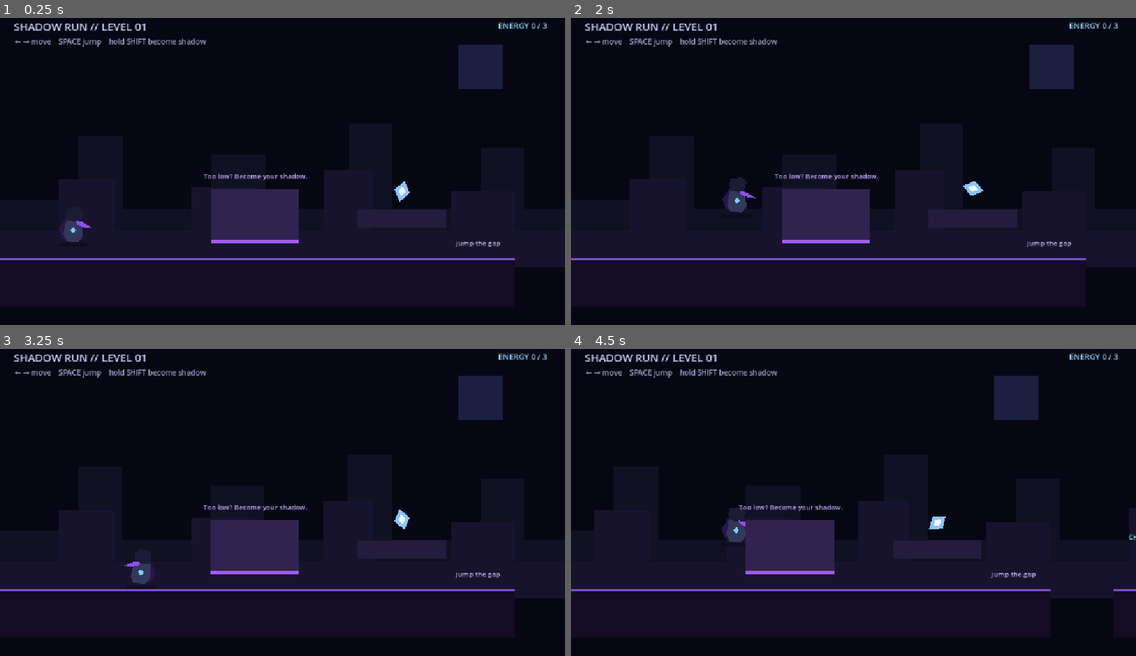
Above: before the commit, frames 1-4 (two rows, left to right).
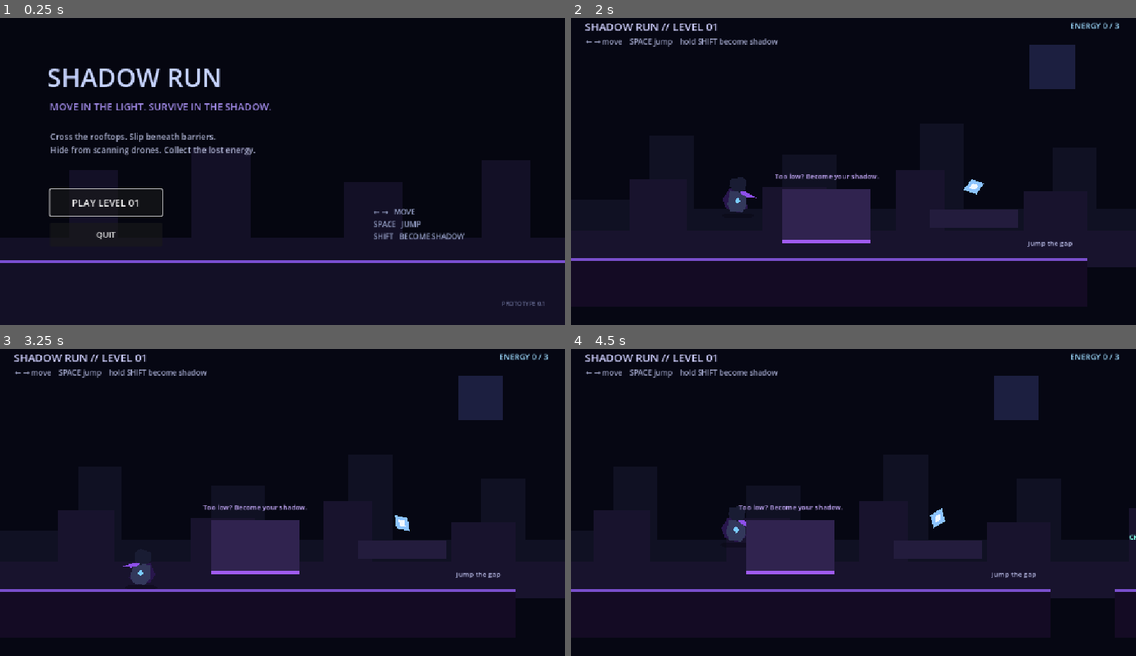
Above: after the commit, the same moments.

Repository: Yass29/shadow-run
Game: Godot game, scene res://main_menu.tscn
The game is run twice, just before and just after one commit, with the same random seed, the same clock (stepped at 60 frames per second) and the same inputs. Before the commit the project starts from res://level1.tscn.
Inputs (mouse positions are in pixels of both pictures, inside the frame that each line leads up to):
- Up to frame 1 (0.25 s): no input
- Up to frame 2 (2 s): click (678, 202) at 0.5 s, where only the run after the commit has a clickable "PLAY LEVEL 01"; tap Enter (ui_accept) at 1.25 s; hold Right (ui_right) from 1.28 s (still down); hold Enter (ui_accept) from 1.28 s (still down); tap R at 1.35 s
- Up to frame 3 (3.25 s): release Enter (ui_accept) at 2.03 s; tap Enter (ui_accept) at 2.1, 2.27, 2.57 s; tap R at 2.3, 2.85 s; release Right (ui_right) at 2.78 s; hold Left (ui_left) from 2.78 s (still down); hold Enter (ui_accept) from 2.78 s (still down)
- Up to frame 4 (4.5 s): release Left (ui_left) at 3.53 s; release Enter (ui_accept) at 3.53 s; hold Right (ui_right) from 3.53 s (still down); tap Shift at 3.6 s; tap Enter (ui_accept) at 3.77, 4.07 s; tap R at 3.8, 4.35 s; hold Enter (ui_accept) from 4.28 s (still down)

The runs differ from the first frame. In frame 1, 13% of the frame differs, in the area x 0-100%, y 1-94%; in frame 2, 1.2%; in frame 3, 1.2%; in frame 4, 1.2%.

Commit message:
Add title screen and polished game flow (#6)
* Add main menu logic

* Add polished title screen

* Launch game from title screen

* Add replay and menu controls after level completion

* Add end-of-level navigation hint

Diff:
--- a/exit_gate.gd
+++ b/exit_gate.gd
@@ -1,11 +1,26 @@
 extends Area2D
+
+var completed := false
 
 func _ready() -> void:
 	body_entered.connect(_on_body_entered)
 
+func _unhandled_input(event: InputEvent) -> void:
+	if not completed:
+		return
+
+	if event.is_action_pressed("ui_accept"):
+		get_tree().change_scene_to_file("res://main_menu.tscn")
+	elif event is InputEventKey and event.pressed and not event.echo and event.keycode == KEY_R:
+		get_tree().reload_current_scene()
+
 func _on_body_entered(body: Node) -> void:
-	if body is CharacterBody2D:
-		var complete_label := get_parent().get_node("HUD/LevelComplete")
-		complete_label.visible = true
-		body.velocity = Vector2.ZERO
-		body.set_physics_process(false)
+	if completed or not body is CharacterBody2D:
+		return
+
+	completed = true
+	var hud := get_parent().get_node("HUD")
+	hud.get_node("LevelComplete").visible = true
+	hud.get_node("CompleteHint").visible = true
+	body.velocity = Vector2.ZERO
+	body.set_physics_process(false)
--- a/level1.tscn
+++ b/level1.tscn
@@ -415,3 +415,14 @@
 text = "LEVEL 01 COMPLETE\nTHE SHADOW REMEMBERS."
 horizontal_alignment = 1
 vertical_alignment = 1
+
+[node name="CompleteHint" type="Label" parent="HUD"]
+visible = false
+offset_left = 380.0
+offset_top = 340.0
+offset_right = 770.0
+offset_bottom = 375.0
+theme_override_colors/font_color = Color(0.72, 0.74, 0.9, 1)
+theme_override_font_sizes/font_size = 16
+text = "ENTER  main menu     R  replay"
+horizontal_alignment = 1
--- /dev/null
+++ b/main_menu.gd
@@ -0,0 +1,10 @@
+extends Control
+
+func _ready() -> void:
+	$PlayButton.grab_focus()
+
+func _on_play_pressed() -> void:
+	get_tree().change_scene_to_file("res://level1.tscn")
+
+func _on_quit_pressed() -> void:
+	get_tree().quit()
--- /dev/null
+++ b/main_menu.tscn
@@ -0,0 +1,98 @@
+[gd_scene load_steps=2 format=3]
+
+[ext_resource type="Script" path="res://main_menu.gd" id="1_menu"]
+
+[node name="MainMenu" type="Control"]
+layout_mode = 3
+anchors_preset = 15
+anchor_right = 1.0
+anchor_bottom = 1.0
+grow_horizontal = 2
+grow_vertical = 2
+script = ExtResource("1_menu")
+
+[node name="Background" type="ColorRect" parent="."]
+layout_mode = 1
+anchors_preset = 15
+anchor_right = 1.0
+anchor_bottom = 1.0
+grow_horizontal = 2
+grow_vertical = 2
+color = Color(0.02, 0.025, 0.065, 1)
+
+[node name="City" type="Polygon2D" parent="."]
+position = Vector2(0, 0)
+polygon = PackedVector2Array(0, 470, 140, 470, 140, 330, 240, 330, 240, 470, 390, 470, 390, 285, 510, 285, 510, 470, 700, 470, 700, 355, 820, 355, 820, 470, 980, 470, 980, 310, 1080, 310, 1080, 470, 1150, 470, 1150, 647, 0, 647)
+color = Color(0.075, 0.065, 0.15, 1)
+
+[node name="AccentLine" type="ColorRect" parent="."]
+offset_left = 0.0
+offset_top = 515.0
+offset_right = 1150.0
+offset_bottom = 521.0
+color = Color(0.48, 0.31, 0.82, 1)
+
+[node name="Title" type="Label" parent="."]
+offset_left = 96.0
+offset_top = 105.0
+offset_right = 800.0
+offset_bottom = 185.0
+theme_override_colors/font_color = Color(0.78, 0.83, 1, 1)
+theme_override_font_sizes/font_size = 52
+text = "SHADOW RUN"
+
+[node name="Subtitle" type="Label" parent="."]
+offset_left = 101.0
+offset_top = 187.0
+offset_right = 790.0
+offset_bottom = 226.0
+theme_override_colors/font_color = Color(0.64, 0.55, 0.92, 1)
+theme_override_font_sizes/font_size = 20
+text = "MOVE IN THE LIGHT. SURVIVE IN THE SHADOW."
+
+[node name="Pitch" type="Label" parent="."]
+offset_left = 102.0
+offset_top = 250.0
+offset_right = 695.0
+offset_bottom = 335.0
+theme_override_colors/font_color = Color(0.68, 0.7, 0.82, 1)
+theme_override_font_sizes/font_size = 17
+text = "Cross the rooftops. Slip beneath barriers.\nHide from scanning drones. Collect the lost energy."
+
+[node name="PlayButton" type="Button" parent="."]
+offset_left = 102.0
+offset_top = 370.0
+offset_right = 330.0
+offset_bottom = 424.0
+theme_override_font_sizes/font_size = 20
+text = "PLAY LEVEL 01"
+
+[node name="QuitButton" type="Button" parent="."]
+offset_left = 102.0
+offset_top = 438.0
+offset_right = 330.0
+offset_bottom = 487.0
+theme_override_font_sizes/font_size = 16
+text = "QUIT"
+
+[node name="Controls" type="Label" parent="."]
+offset_left = 760.0
+offset_top = 405.0
+offset_right = 1095.0
+offset_bottom = 486.0
+theme_override_colors/font_color = Color(0.58, 0.62, 0.77, 1)
+theme_override_font_sizes/font_size = 15
+text = "← →   MOVE\nSPACE   JUMP\nSHIFT   BECOME SHADOW"
+
+[node name="Version" type="Label" parent="."]
+offset_left = 950.0
+offset_top = 595.0
+offset_right = 1110.0
+offset_bottom = 620.0
+theme_override_colors/font_color = Color(0.38, 0.4, 0.55, 1)
+theme_override_font_sizes/font_size = 12
+text = "PROTOTYPE 0.1"
+horizontal_alignment = 2
+
+[connection signal="pressed" from="PlayButton" to="." method="_on_play_pressed"]
+[connection signal="pressed" from="QuitButton" to="." method="_on_quit_pressed"]
--- a/project.godot
+++ b/project.godot
@@ -11,11 +11,16 @@
 [application]
 
 config/name="shadow-run"
-run/main_scene="uid://doxplx6nrjfq1"
+run/main_scene="res://main_menu.tscn"
 config/features=PackedStringArray("4.7", "Forward Plus")
 config/icon="res://icon.svg"
 
 [display]
+
+window/size/viewport_width=1150
+window/size/viewport_height=647
+window/size/window_width_override=1150
+window/size/window_height_override=647
 
 window/stretch/mode="canvas_items"
 window/stretch/aspect="expand"
